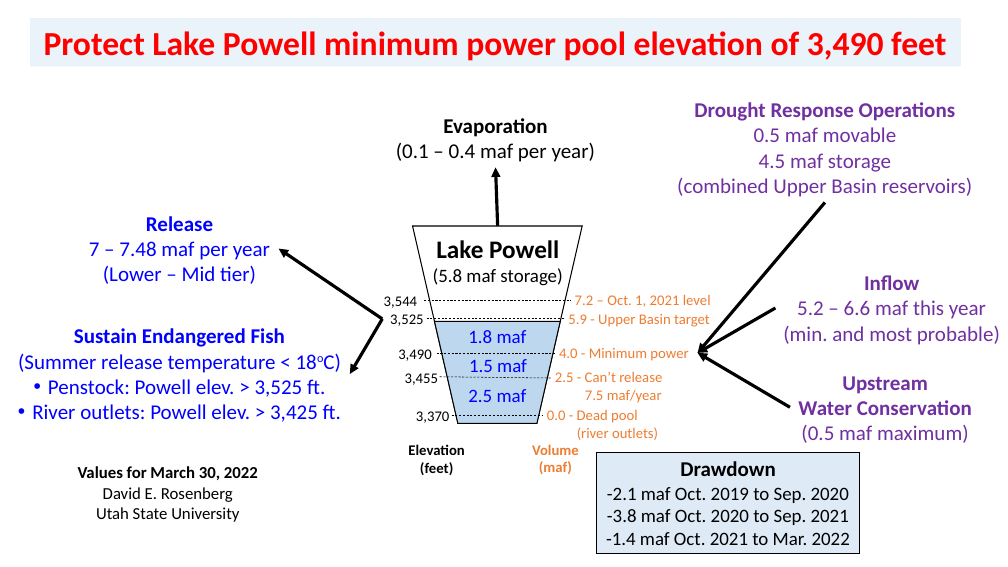
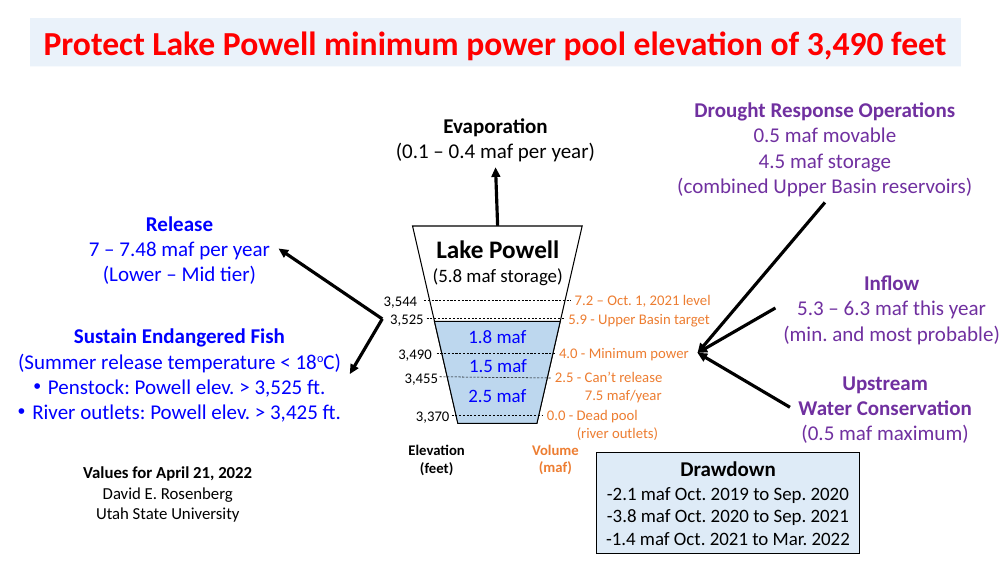
Before and after one commit to dzeke/ColoradoRiverCoding, a slide deck: slide 1 of ProtectPowellInBrief/ProtectLakePowellInBrief-DataAssembly.pptx. Drawn at 1008x567 pixels with LibreOffice and Linux fonts; fonts in the diff are those of the drawing. Boxes give left, top, right and bottom in pixels: in the first picture for what was removed or moved away, otherwise in the second. Text is boxed around its words. In the diff, an @@ line names an element or a change of style, - is before the commit and + after.

Commit message:
Update data to April 21, 2022

```diff
--- a/ProtectPowellInBrief/ProtectLakePowellInBrief-DataAssembly.pptx
+++ b/ProtectPowellInBrief/ProtectLakePowellInBrief-DataAssembly.pptx
@@ text at (797,300,986,319): text changed @@
-5.2 – 6.6 maf this year
+5.3 – 6.3 maf this year
@@ text at (83,466,252,481): text changed @@
-Values for March 30, 2022
+Values for April 21, 2022
```
Also in this commit, not shown: 1 other slide changed, 4 other files.
